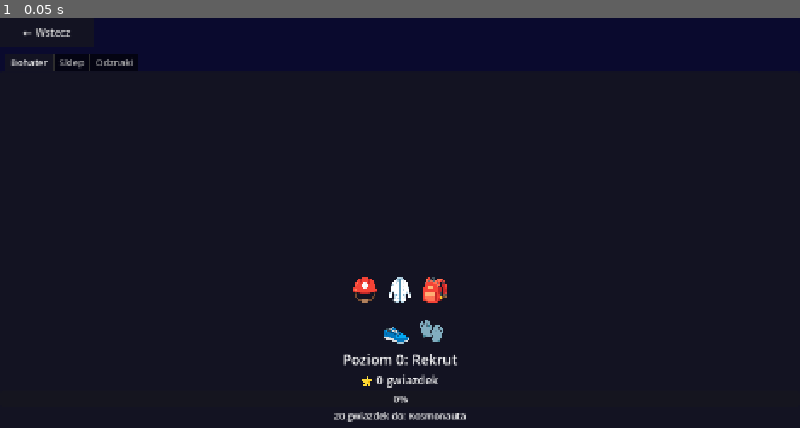
Above: before the commit, frame 1.
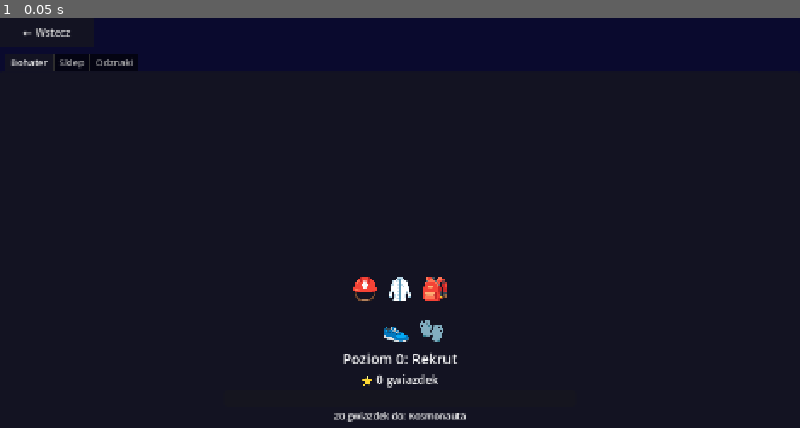
Above: after the commit, the same moment.

Repository: kijankaa/mathhero
Game: Godot game, scene res://scenes/ui/rewards.tscn
Two runs of this game, one before a commit and one after it. Both use one fixed random seed, a clock stepped at 60 frames per second and the inputs below. This scene is started directly instead of the project's main scene.
Inputs:
- Up to frame 1 (0.05 s): no input

The runs differ from the first frame. In frame 1, 0.4% of the frame differs, in the area x 42-58%, y 63-94%.
Error in both runs: Invalid call. Nonexistent function 'has_active_profile' in base 'Nil'. (res://scripts/ui/rewards.gd:31)

Commit message:
fix: ProgressBar — show_percentage=false, SIZE_SHRINK_CENTER
Co-Authored-By: Claude Sonnet 4.6 <noreply@anthropic.com>

Diff:
--- a/MathHero/scenes/ui/rewards.tscn
+++ b/MathHero/scenes/ui/rewards.tscn
@@ -61,11 +61,12 @@
 
 [node name="ProgressBar" type="ProgressBar" parent="TabContainer/Bohater"]
 layout_mode = 2
-custom_minimum_size = Vector2(400.0, 24.0)
+custom_minimum_size = Vector2(600.0, 28.0)
+size_flags_horizontal = 4
 min_value = 0.0
 max_value = 1.0
-step = 0.001
 value = 0.0
+show_percentage = false
 
 [node name="ProgressLabel" type="Label" parent="TabContainer/Bohater"]
 layout_mode = 2
